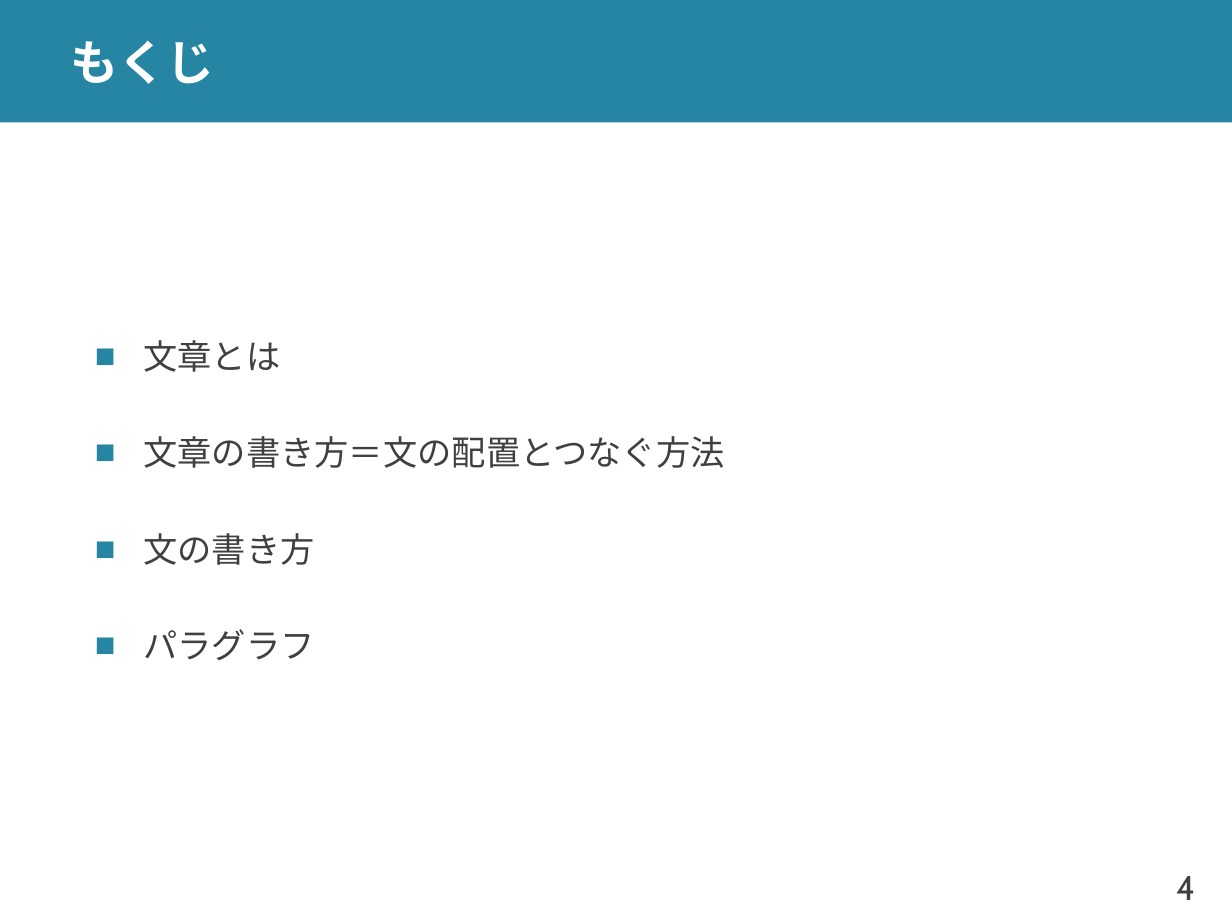
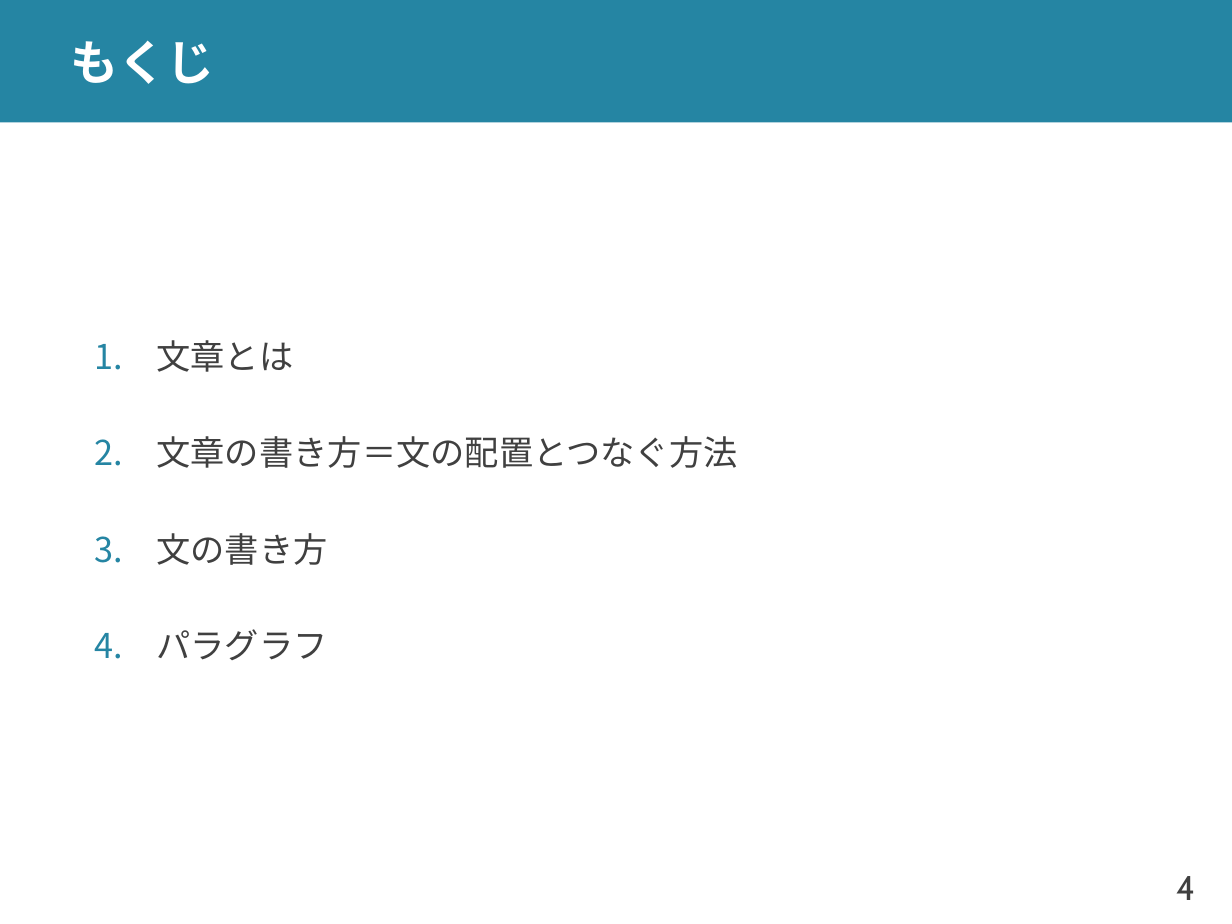
Before and after one commit to shioya-lab/how-to, a slide deck: slide 4 of writing.pptx. Drawn at 1232x924 pixels with LibreOffice and Linux fonts; fonts in the diff are those of the drawing. Boxes give left, top, right and bottom in pixels: in the first picture for what was removed or moved away, otherwise in the second. Text is boxed around its words. In the diff, an @@ line names an element or a change of style, - is before the commit and + after.

```diff
--- a/writing.pptx
+++ b/writing.pptx
@@ text "文章とは" at [156, 340, 737, 660]: bullet ■ to 1. @@
```
Also in this commit, not shown: 7 other slides changed, 6 slides added, 1 slide removed.
